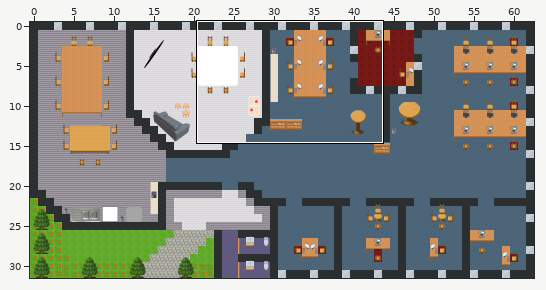
Level history. Tiled map (JSON): map.tmj. Above: a wide view before the commit, with the close-up outlined.
Close-up. Old version:
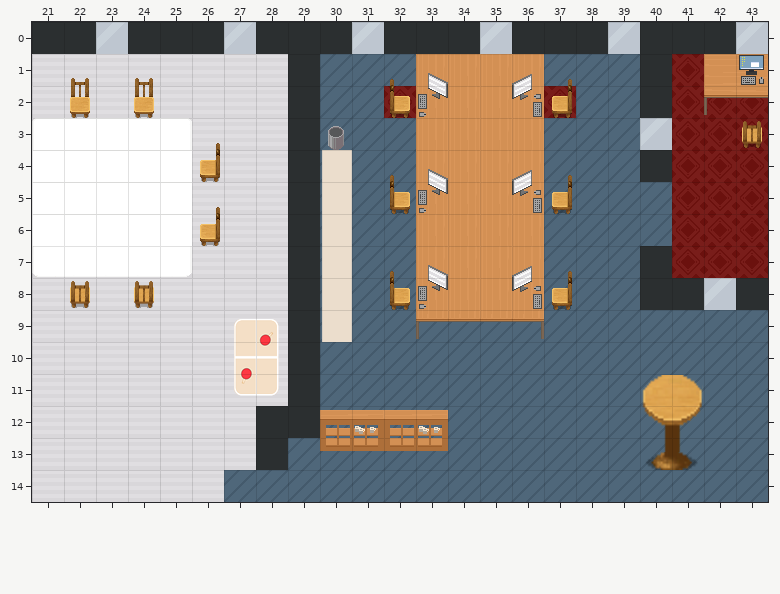
Cells are 32x32 px. Shown: x 21..43, y 0..14. The commit also changed other parts of the map, which this record leaves out.
After the commit:
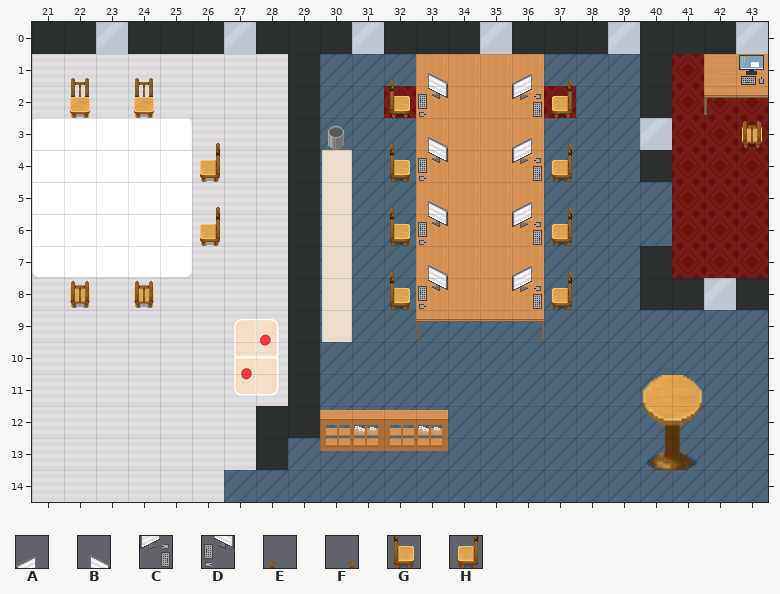
Key: from "WA_Miscellaneous - v2": A 40, B 41, C 50, D 51; from "WA_Seats - v2": E 262, F 263, G 282, H 283.
_ is an empty cell.
Tiles replaced or removed in this view: A, B, C, D, E, F, G, H.
Difference:
Changed rows in their new state; . is an unchanged cell.
Layer "furniture/furniture":
first column x 32:
 3 E....F
 4 G....H
 5 E....F
 6 G....H
Layer "furniture/computer & co":
first column x 33:
 3 B..A
 4 D..C
 5 B..A
 6 D..C
Where, in picture pixels (left, top, right, bottom), the same in both close-ups:
changed: (390, 137, 448, 246)
changed: (512, 138, 572, 246)
